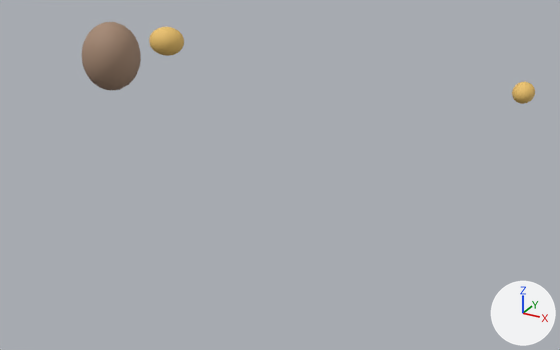
The glTF model assets/3d/native/foodTrailTray-eating-effect.glb: old version first, new version second.
Both versions are drawn from a 50 mm lens placed at (0.49, -0.742, 0.393), pointed at (0.082, -0.002, 0.023). The lights are fixed; the arrows at lower right show +X, +Y and +Z. The picture after the commit comes second. Both versions are drawn at frame 34 of the action 'Eating effect'; the numbers are the values there.

The scene before the commit, as lines of its bpy script (objects in view):
```python
me_sphere_012 = bpy.data.meshes.new('Sphere.012')
me_sphere_012.from_pydata(...)  # a UV sphere (24 segments, 12 rings, poles along z) spanning x -1.0..1.0, y -1.0..1.0, z -1.0..1.0
me_sphere_012.materials.append(mat_gold)  # orange #ebc16b
me_sphere_013 = bpy.data.meshes.new('Sphere.013')
me_sphere_013.from_pydata(...)  # a UV sphere (24 segments, 12 rings, poles along z) spanning x -1.0..1.0, y -1.0..1.0, z -1.0..1.0
me_sphere_013.materials.append(mat_brown)  # beige #a58872
me_sphere_014 = bpy.data.meshes.new('Sphere.014')
me_sphere_014.from_pydata(...)  # a UV sphere (24 segments, 12 rings, poles along z) spanning x -1.0..1.0, y -1.0..1.0, z -1.0..1.0
me_sphere_014.materials.append(mat_gold)  # orange #ebc16b
ob_spilled_kibble_1 = bpy.data.objects.new('Spilled kibble 1', me_sphere_012)
ob_spilled_kibble_1.parent = ob_foodtrailtray_meal_effect
ob_spilled_kibble_1.location = (-0.34, 0.35, 0.0573)
ob_spilled_kibble_1.rotation_euler = (-0.742, 0.0416, 0.442)  # degrees (-43, 2.4, 25)
ob_spilled_kibble_1.scale = (0.031, 0.026, 0.025)
ob_spilled_kibble_2 = bpy.data.objects.new('Spilled kibble 2', me_sphere_013)
ob_spilled_kibble_2.parent = ob_foodtrailtray_meal_effect
ob_spilled_kibble_2.location = (0.0397, -0.231, 0.215)
ob_spilled_kibble_2.rotation_euler = (1.411, 1.823, -0.4)  # degrees (81, 104, -23)
ob_spilled_kibble_2.scale = (0.031, 0.026, 0.025)
ob_spilled_kibble_3 = bpy.data.objects.new('Spilled kibble 3', me_sphere_014)
ob_spilled_kibble_3.parent = ob_foodtrailtray_meal_effect
ob_spilled_kibble_3.location = (0.335, 0.0734, 0.143)
ob_spilled_kibble_3.rotation_euler = (0.111, 0.144, -1.6)  # degrees (6.4, 8.3, -92)
ob_spilled_kibble_3.scale = (0.0138, 0.0116, 0.0111)
```
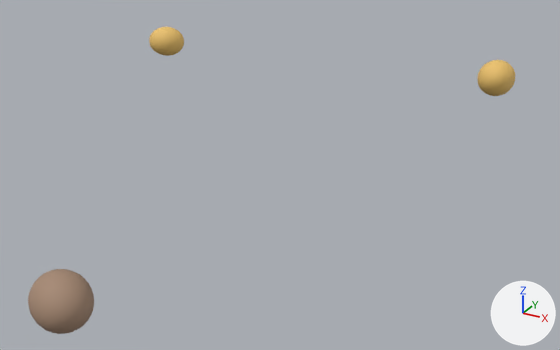
The change, as a list of edits to the scene's bpy script:
```text
Change ob_spilled_kibble_2:
    ob_spilled_kibble_2.location: (0.0397, -0.231, 0.215) -> (0.0675, -0.35, 0.0396)
    ob_spilled_kibble_2.rotation_euler: (1.411, 1.823, -0.4) -> (-0.742, 0.0416, 2.742)  # degrees (81, 104, -23) -> degrees (-43, 2.4, 157)
Change ob_spilled_kibble_3:
    ob_spilled_kibble_3.location: (0.335, 0.0734, 0.143) -> (0.247, 0.33, 0.0793)
    ob_spilled_kibble_3.rotation_euler: (0.111, 0.144, -1.6) -> (-0.91, 0.26, 1.542)  # degrees (6.4, 8.3, -92) -> degrees (-52, 15, 88)
    ob_spilled_kibble_3.scale: (0.0138, 0.0116, 0.0111) -> (0.031, 0.026, 0.025)
```

Where the change shows, as pixel boxes [x1, y1, x2, y2] in the pictures (560 x 350 px):
'Spilled kibble 2', moved, turned
    before: [82, 22, 141, 90]
    after: [28, 269, 94, 334]
'Spilled kibble 3', moved, turned, rescaled
    before: [512, 82, 535, 104]
    after: [478, 60, 515, 96]
